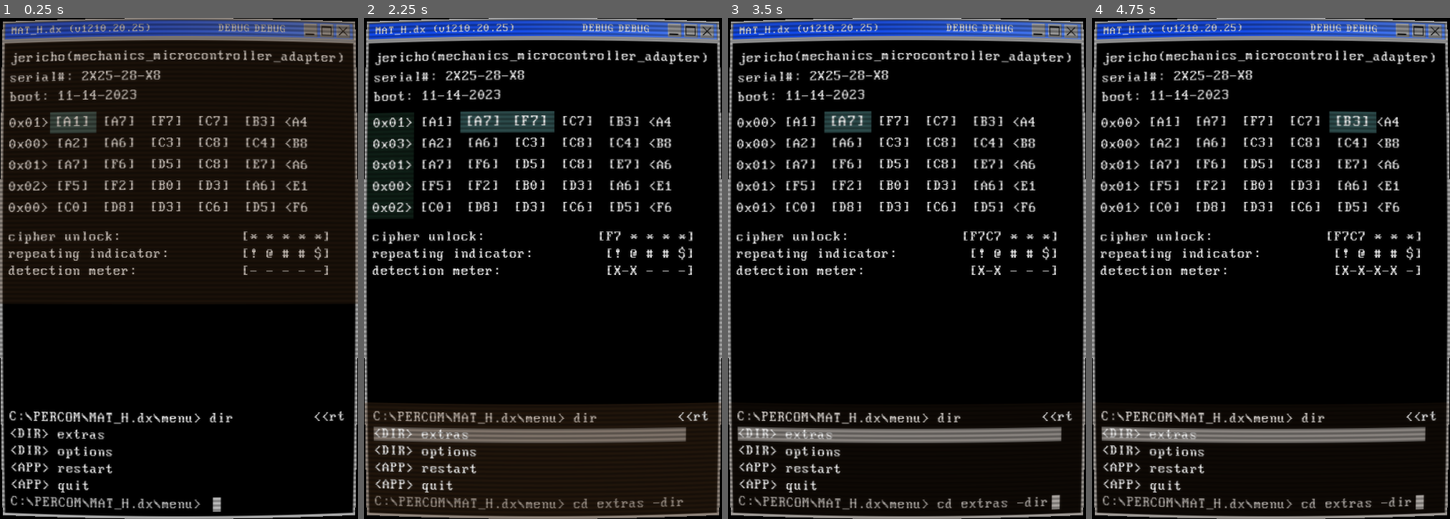
Above: before the commit, frames 1-4 (left to right).
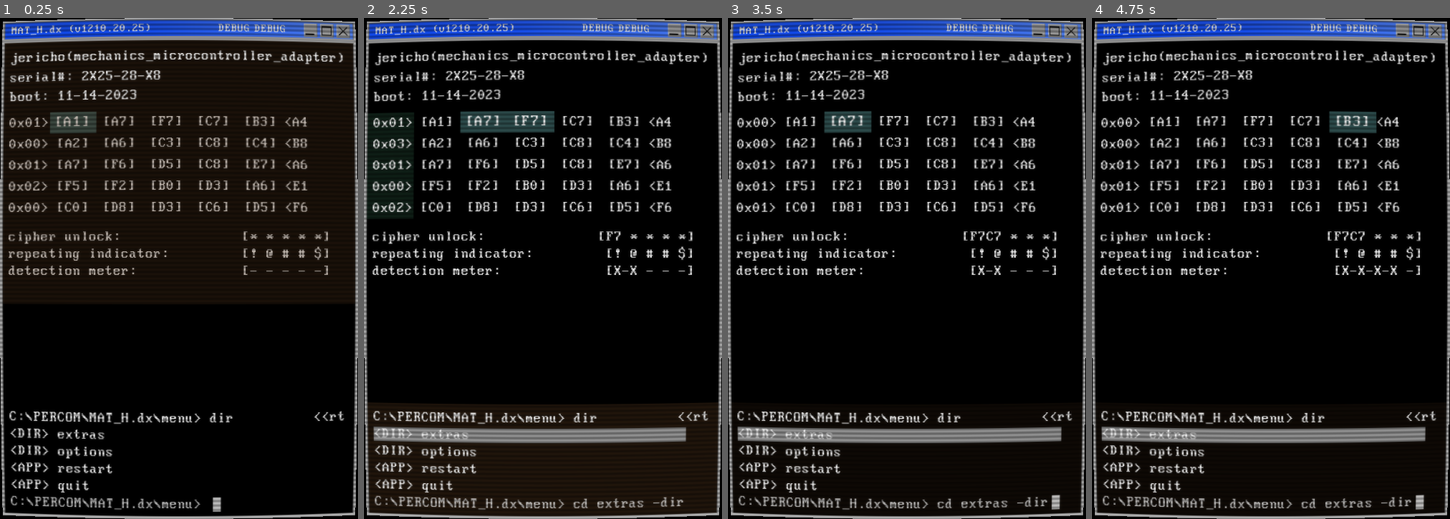
Above: after the commit, the same moments.

Repository: RusanJoshi/MAT_H.dx
Game: Godot game, scene res://main scenes/main.tscn
The game is run twice, just before and just after one commit, with the same random seed, the same clock (stepped at 60 frames per second) and the same inputs.
Inputs (mouse positions are in pixels of both pictures, inside the frame that each line leads up to):
- Up to frame 1 (0.25 s): no input
- Up to frame 2 (2.25 s): drag from (435, 123) to (532, 123) at 0.52 s; drag from (482, 123) to (578, 123) at 1.27 s; tap Enter at 2 s; move the mouse to (532, 123) at 2.02 s; hold Right (right_key) from 2.03 s (still down); tap Tab (tab_key) at 2.1 s; click (532, 123) at 2.17 s
- Up to frame 3 (3.5 s): release Right (right_key) at 2.75 s; drag from (942, 123) to (846, 123) at 2.77 s
- Up to frame 4 (4.75 s): tap Space (spacebar_key) at 3.5 s; drag from (1353, 123) to (1260, 123) at 3.52 s; drag from (1163, 143) to (1353, 123) at 4.27 s

The runs differ from the first frame. In frame 1, 5.5% of the frame differs, in the area x 0-100%, y 0-57%; in frame 2, 3.7%; in frame 3, less than 0.1%; in frame 4, less than 0.1%.

Commit message:
hemlock port commit 05/09

Diff:
--- a/cipher/cipher.gd
+++ b/cipher/cipher.gd
@@ -61,7 +61,7 @@
 	if(detection_count == 5):
 		lose_state()
 
-	# update visual
+	# UPDATE VISUAL
 	detection_right_label.text = "[" + cumulative_detection_visual
 	for visual_count in ConfigGame.password_length-detection_count:
 		detection_right_label.text += " -"
@@ -71,7 +71,11 @@
 	if(passkey_progress_count == 5):
 		Events.victory_event.emit()
 	elif(passkey_progress_count >= 5):
-		print("[DEBUG, win_state(), cipher.gd] INVALID passkey_progress_count VALUE. >5 \nOBSERVE, RECORD, DEBUG")
+		print("[DEBUG, win_state(), cipher.gd] INVALID passkey_progress_count VALUE. (>5) \nOBSERVE, RECORD, DEBUG")
+
+func lose_state():
+	print("LOSE STATE.")
+	Events.lose_event.emit()
 
 func restart():
 	print("Cipher restarting...")
@@ -86,7 +90,3 @@
 	detection_right_label.text = "[- - - - -]"
 
 	Events.cipher_ready_to_receive_passkey_actual.emit()
-
-func lose_state():
-	print("LOSE STATE.")
-	Events.lose_event.emit()
--- a/main scenes/main.tscn
+++ b/main scenes/main.tscn
@@ -7,6 +7,9 @@
 [ext_resource type="PackedScene" uid="uid://cmcsx04ay8exk" path="res://shaders/crt_shader.tscn" id="4_rfrf3"]
 [ext_resource type="FontFile" uid="uid://dj3uy5ehse3ik" path="res://fonts/Perfect DOS VGA 437 Win.ttf" id="5_elmyh"]
 [ext_resource type="PackedScene" uid="uid://p2ena424sd2a" path="res://ui/mini_menu.tscn" id="7_lyyxq"]
+
+[sub_resource type="StyleBoxFlat" id="StyleBoxFlat_ve7wv"]
+bg_color = Color(0.392157, 0.254902, 0.137255, 0.156863)
 
 [sub_resource type="StyleBoxFlat" id="StyleBoxFlat_l2f3m"]
 bg_color = Color(0.823529, 0.470588, 0.647059, 0)
@@ -85,9 +88,6 @@
 "RollingBarAnimation": SubResource("Animation_a5774")
 }
 
-[sub_resource type="StyleBoxFlat" id="StyleBoxFlat_a03l3"]
-bg_color = Color(0.392157, 0.254902, 0.137255, 0.156863)
-
 [sub_resource type="RectangleShape2D" id="RectangleShape2D_r1io8"]
 size = Vector2(499.5, 422.5)
 
@@ -108,6 +108,12 @@
 
 [node name="CipherKey" parent="." instance=ExtResource("2_a8dqe")]
 position = Vector2(12, 296)
+
+[node name="FocusHighlightBackground" type="Panel" parent="."]
+offset_right = 500.0
+offset_bottom = 400.0
+mouse_filter = 2
+theme_override_styles/panel = SubResource("StyleBoxFlat_ve7wv")
 
 [node name="custom_window_border" parent="." instance=ExtResource("3_ct3fv")]
 
@@ -168,12 +174,6 @@
 [node name="MiniMenu" parent="." instance=ExtResource("7_lyyxq")]
 position = Vector2(12, 550)
 
-[node name="FocusHighlightBackground" type="Panel" parent="."]
-offset_right = 500.0
-offset_bottom = 400.0
-mouse_filter = 2
-theme_override_styles/panel = SubResource("StyleBoxFlat_a03l3")
-
 [node name="MatrixArea2D" type="Area2D" parent="."]
 position = Vector2(225, 233)
 
--- a/scripts/config_game.gd
+++ b/scripts/config_game.gd
@@ -14,9 +14,10 @@
 
 var crt_shader_bool: bool = true
 var cell_highlight_color: Color = Color.DARK_SLATE_GRAY
+
+#var default_focus_highlight_color: Color = Color8(100, 65, 35, 40)
+var default_focus_highlight_color: Color = Color.RED
 var focus_highlight_color: Color
-
-var default_focus_highlight_color: Color = Color8(100, 65, 35, 40)
 
 # Toggle CRT shader/ adjust intensity
 # Adjust game volume
--- a/scripts/events.gd
+++ b/scripts/events.gd
@@ -9,6 +9,7 @@
 signal cipher_ready_to_receive_passkey_actual # Emitted when the cipher scene is ready for the matrix scene to send the 'passkey_actual' over.
 signal progress_detection_meter
 signal occurrence_count_update_flash
-signal victory_event # listened by ?
-signal lose_event # listened by main.gd
-signal restart_game # listened by ?
+
+signal victory_event # listened by cipher, matrix
+signal lose_event # listened by cipher, matrix
+signal restart_game # listened by cipher, matrix
--- a/scripts/main.gd
+++ b/scripts/main.gd
@@ -10,7 +10,6 @@
 
 #focus (false = mat, true = mini menu)
 var focus_boolean: bool = false
-
 var dragging: bool = false
 var drag_offset:= Vector2i.ZERO
 var sensitivity: float = 1.2
@@ -19,8 +18,16 @@
 
 func _ready():
 	print("main.gd... loaded")
+	Events.victory_event.connect(win_state)
+	Events.lose_event.connect(lose_state)
+	Events.restart_game.connect(reset_focus_color)
+
 	shin_update_focus()
 	date_and_time.text = "boot: " + str(datetime_dict.month) + "-" + str(datetime_dict.day) + "-" + str(datetime_dict.year)
+
+	var stylebox = focus_highlight_background.get_theme_stylebox("panel") as StyleBoxFlat
+	print(stylebox.bg_color)
+
 
 func _process(delta):
 	if(Input.is_action_just_pressed("tab_key")): #switches focus between the matrix and mini-menu
@@ -42,7 +49,15 @@
 		focus_highlight_background.position.x = 0
 		focus_highlight_background.position.y = mini_menu.position.y - 10
 
+func win_state():
+	print("main.gd, WIN")
 
+func lose_state():
+	print("main.gd, LOSE")
+
+func reset_focus_color():
+	print("main.gd, RESTART")
+	#focus_highlight_background
 
 func _on_matrix_area_2d_mouse_entered() -> void:
 	if(focus_boolean):
--- a/scripts/matrix.gd
+++ b/scripts/matrix.gd
@@ -37,8 +37,8 @@
 	print("matrix.gd... loaded")
 	Events.cell_clicked.connect(matrix_cell_clicked)
 	Events.cipher_ready_to_receive_passkey_actual.connect(send_passkey_actual_to_cipher)
-	Events.victory_event.connect(player_victory)
-	Events.lose_event.connect(player_lose)
+	Events.victory_event.connect(win_state)
+	Events.lose_event.connect(lose_state)
 	Events.restart_game.connect(restart)
 
 	partition_and_cells_setup()
@@ -147,12 +147,12 @@
 	print("Sending " + passkey_actual)
 	Events.update_cipher_repeating_indicator.emit(passkey_actual)
 
-func player_victory():
+func win_state():
 	game_won = true
 	game_ended = true
 	#TODO: And then do some animation>>
 
-func player_lose():
+func lose_state():
 	game_lost = true
 	game_ended = true
 	#TODO: And then do some animation>>
